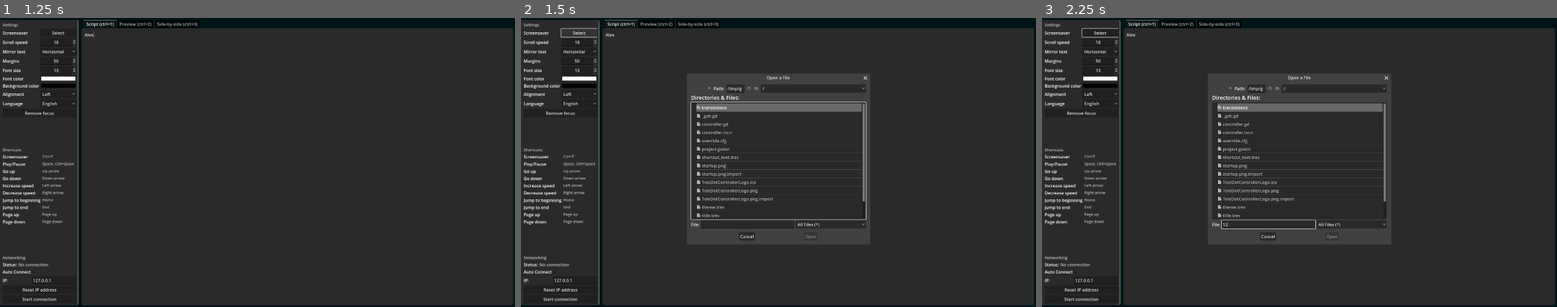
Above: before the commit, frames 1-3 (left to right).
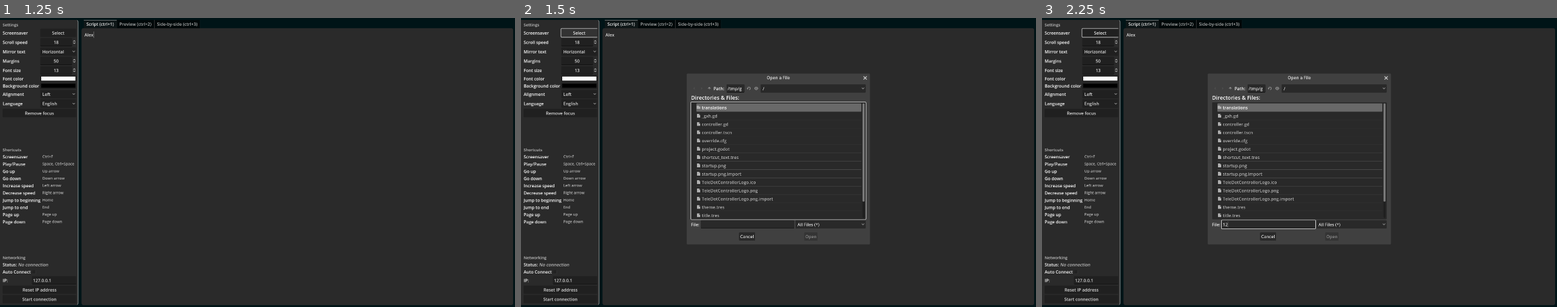
Above: after the commit, the same moments.

Repository: VoylinsGamedevJourney/teledot
Game: Godot game, scene res://controller.tscn
Same seed, same stepped clock (60 frames per second), same inputs: the game is played once before the commit and once after it.
Inputs (mouse positions are in pixels of both pictures, inside the frame that each line leads up to):
- Up to frame 1 (1.25 s): click (298, 165) at 0.52 s; type "Alex" at 0.6 s
- Up to frame 2 (1.5 s): click "Select" at 1.25 s
- Up to frame 3 (2.25 s): click (1268, 223) at 2.02 s; type "12" at 2.1 s

Frame 1 is identical in both runs. In frame 2, 0.1% of the frame differs, in the area x 66-68%, y 20-72%; in frame 3, less than 0.1%.

Commit message:
Preview fix Version 1.7.2

Diff:
--- a/src_controller/controller.tscn
+++ b/src_controller/controller.tscn
@@ -455,17 +455,17 @@
 anchors_preset = 15
 anchor_right = 1.0
 anchor_bottom = 1.0
-offset_left = 11.0
-offset_top = 42.0
-offset_right = 11.0
-offset_bottom = 42.0
 grow_horizontal = 2
 grow_vertical = 2
 
 [node name="sbsPreview" type="RichTextLabel" parent="MarginContainer/MainHSplit/ScriptPanel/Side-by-side (ctrl+3)/ScriptScroll/HBoxContainer/PreviewControl"]
 unique_name_in_owner = true
-layout_mode = 2
-offset_right = 1.0
+layout_mode = 1
+anchors_preset = 15
+anchor_right = 1.0
+anchor_bottom = 1.0
+grow_horizontal = 2
+grow_vertical = 2
 size_flags_horizontal = 3
 size_flags_vertical = 3
 theme_override_styles/normal = SubResource("StyleBoxFlat_v3pw2")
@@ -473,6 +473,7 @@
 fit_content = true
 
 [node name="Screensaver" type="Button" parent="."]
+visible = false
 layout_mode = 1
 anchors_preset = 15
 anchor_right = 1.0
--- a/src_controller/version.json
+++ b/src_controller/version.json
@@ -2,12 +2,12 @@
 	"latest_stable": {
 		"major": 1,
 		"minor": 7,
-		"patch": 1
+		"patch": 2
 	},
 	"current": {
 		"major": 1,
 		"minor": 7,
-		"patch": 1,
+		"patch": 2,
 		"tag": "-dev"
 	}
 }
Not shown: 1 places in src_controller/controller.tscn that only renumber resources
Not shown, changed: CHANGELOG.md
